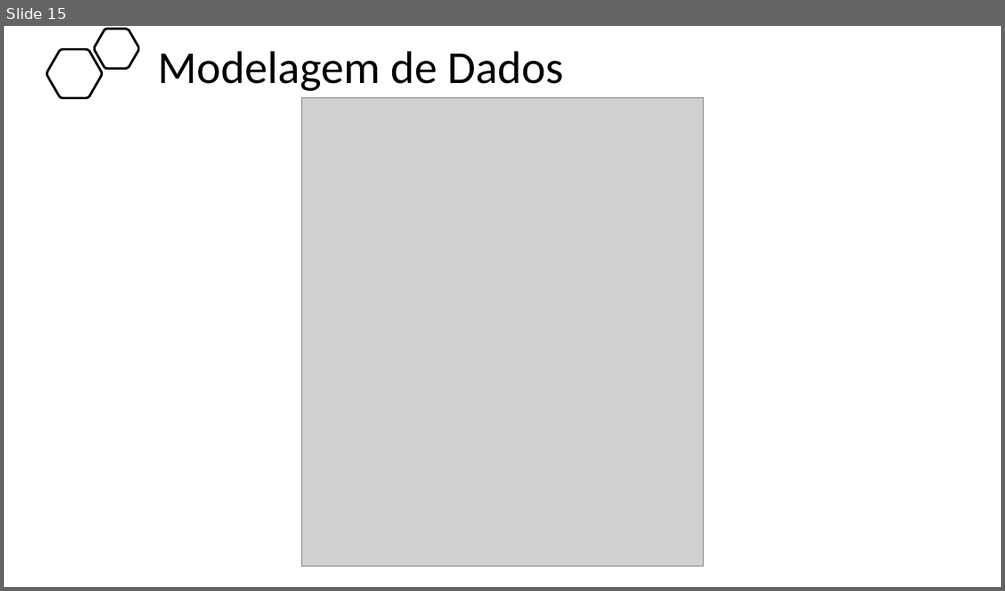
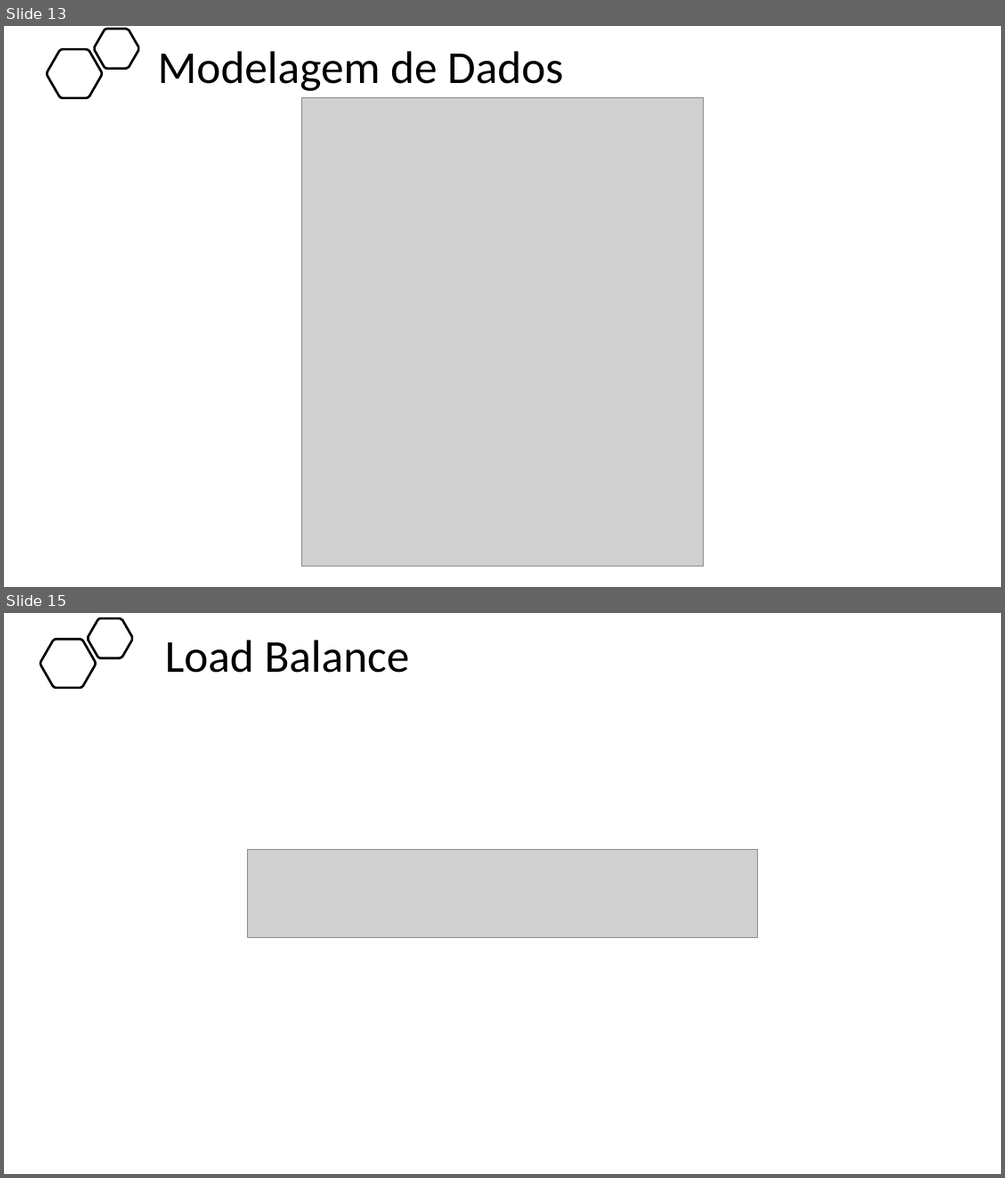
Before and after one commit to BandTec/project-hunter, a slide deck: Documentação/Apresentação - Sprint 1 - 4 sem.pptx. Shown one above the other, each under a label of ours: slide 15 before the commit, slides 13 and 15 after it; the slides between them are not shown. The pictures are 1005x591 and 1005x1178 pixels, drawn with LibreOffice and Linux fonts; fonts in the diff are those of the drawing; grey boxes stand for pictures. Boxes give left, top, right and bottom in pixels: in the first picture for what was removed or moved away, otherwise in the second. Text is boxed around its words. In the diff, an @@ line names an element or a change of style, - is before the commit and + after.

```diff
--- a/Documentação/Apresentação - Sprint 1 - 4 sem.pptx
+++ b/Documentação/Apresentação - Sprint 1 - 4 sem.pptx
@@ slide 15 added at box(4, 613, 1001, 1174), background #FFFFFF @@
@@ freeform shape added at box(40, 639, 96, 688), outline #000000 2.25 pt @@
@@ freeform shape added at box(88, 618, 133, 657), outline #000000 2.25 pt @@
@@ title added at box(165, 640, 410, 673), 44 pt, text #000000 @@
+Load Balance
@@ picture added at box(248, 850, 758, 938) @@
@@ what was slide 15 is now slide 13 @@
```
Also in this commit, not shown: 3 slides changed, 1 slide removed, 2 other files.
